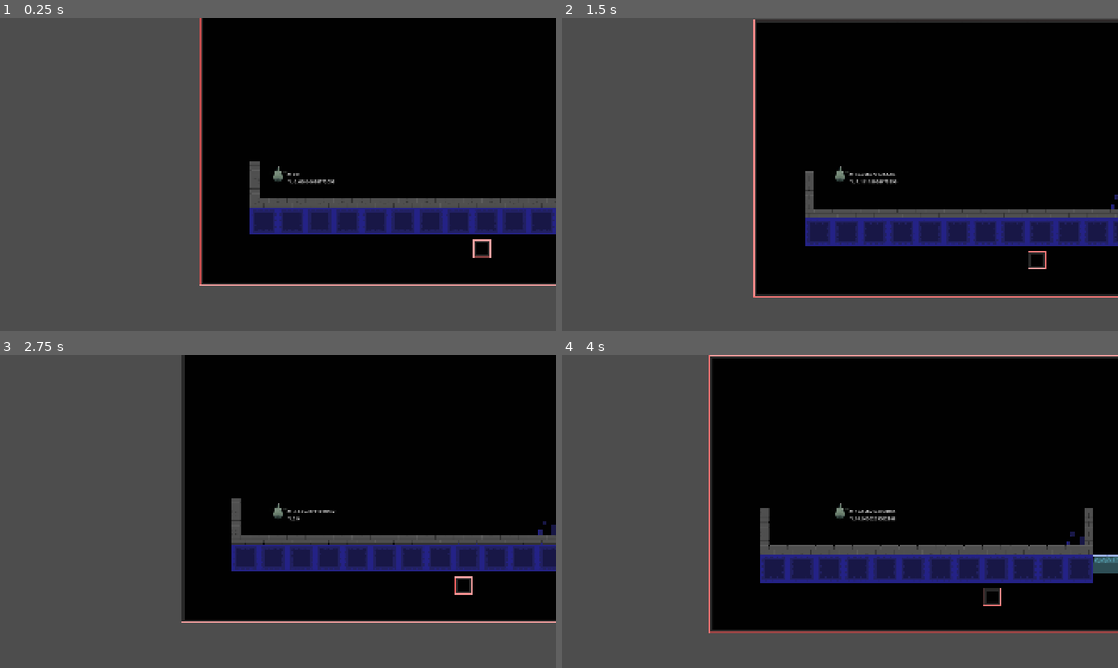
Above: before the commit, frames 1-4 (two rows, left to right).
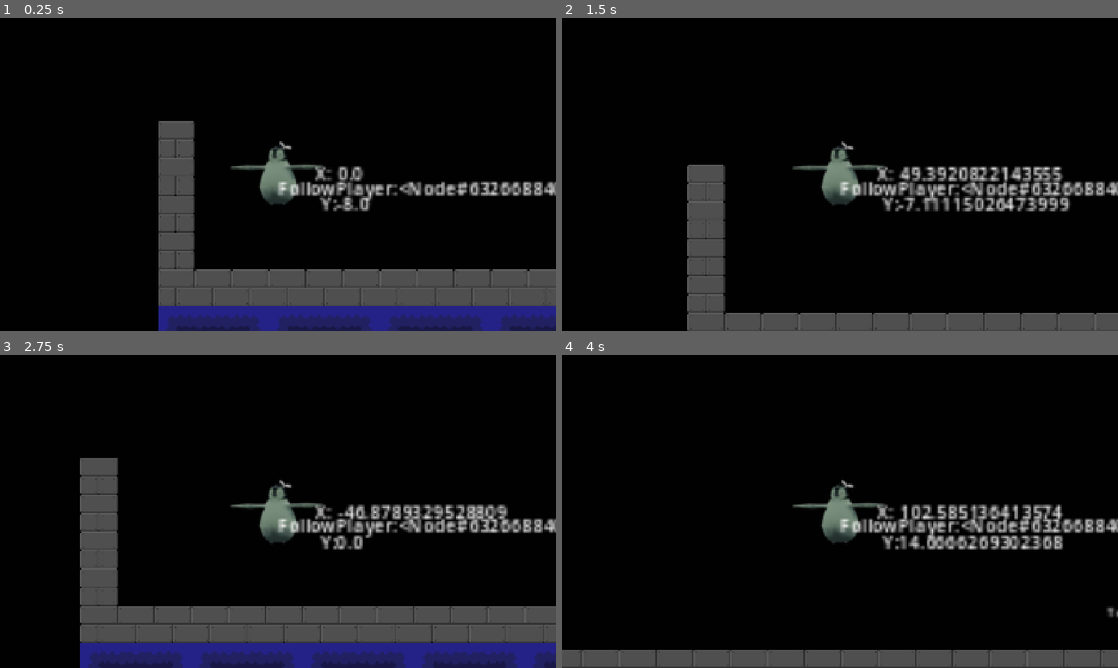
Above: after the commit, the same moments.

Repository: CamdenPix/GameOff-2026
Game: Godot game, scene res://scenes/main_game.tscn
Same seed, same stepped clock (60 frames per second), same inputs: the game is played once before the commit and once after it.
Inputs:
- Up to frame 1 (0.25 s): no input
- Up to frame 2 (1.5 s): tap Enter at 0.5 s; hold D (move_right) from 0.53 s (still down); tap T at 0.6, 1.35 s; tap Space (jump) at 0.77, 1.07 s
- Up to frame 3 (2.75 s): tap Space (jump) at 1.52, 1.82 s; release D (move_right) at 2.03 s; hold A (move_left) from 2.03 s (still down); tap T at 2.1 s
- Up to frame 4 (4 s): release A (move_left) at 2.78 s; hold D (move_right) from 2.78 s (still down); tap T at 2.85, 3.6 s; tap Space (jump) at 3.02, 3.32, 3.77 s

The runs differ from the first frame. In frame 1, 51% of the frame differs, in the area x 0-100%, y 0-100%; in frame 2, 48%; in frame 3, 49%; in frame 4, 44%.

Commit message:
fuckinnng directoring and sheeeetttt

Diff:
--- /dev/null
+++ b/Scripts/Camera System/Camera Border/camera_border.gd
@@ -0,0 +1,7 @@
+@tool
+class_name CameraBorder extends StaticBody2D
+
+func _ready() -> void:
+	set_collision_mask_value(1, false)
+	set_collision_layer_value(1, false)
+	set_collision_layer_value(6, true)
--- /dev/null
+++ b/Scripts/Camera System/Camera Border/camera_border.tscn
@@ -0,0 +1,8 @@
+[gd_scene format=3 uid="uid://b5ljjsb2ex104"]
+
+[ext_resource type="Script" uid="uid://csxu0cmeotaar" path="res://Scripts/Camera System/Camera Border/camera_border.gd" id="1_oxand"]
+
+[node name="StaticBody2D" type="StaticBody2D" unique_id=985836608]
+collision_layer = 32
+collision_mask = 0
+script = ExtResource("1_oxand")
--- /dev/null
+++ b/Scripts/Camera System/Camera Border/target_position.gd
@@ -0,0 +1,17 @@
+class_name TargetPositionState extends CameraState
+
+func enter(oldState: CameraState) -> void:
+	#parent.animations.play(animation_name)
+	camera_man.velocity.x = 0
+	camera_man.velocity.y = 0
+	camera_man.position
+	pass
+
+func exit(newState: CameraState) -> void:
+	pass
+
+func process_frame(delta: float) -> CameraState:
+	return null
+
+func process_physics(delta: float) -> CameraState:
+	return null
--- /dev/null
+++ b/Scripts/Camera System/Director/camera_man.gd
@@ -0,0 +1,4 @@
+class_name CameraMan extends CharacterBody2D
+
+func _process(delta: float) -> void:
+	move_and_slide()
--- /dev/null
+++ b/Scripts/Camera System/Director/camera_state.gd
@@ -0,0 +1,23 @@
+@abstract
+class_name CameraState
+extends Node
+
+@export var camera_man: CharacterBody2D
+@export var camera: Camera2D
+@export var parent: Player
+var localOldState: State
+
+func _ready() -> void:
+	pass
+func enter(oldState: CameraState) -> void:
+	#parent.animations.play(animation_name)
+	pass
+
+func exit(newState: CameraState) -> void:
+	pass
+
+func process_frame(delta: float) -> CameraState:
+	return null
+
+func process_physics(delta: float) -> CameraState:
+	return null
--- /dev/null
+++ b/Scripts/Camera System/Director/camera_state_machine.gd
@@ -0,0 +1,61 @@
+class_name CameraStateMachine extends Node
+
+@export
+var debug_state_label : Label
+
+@export
+var no_debug_labels: bool = false
+
+
+@export_category("State Machine Base States")
+@export
+var starting_state: CameraState
+
+@export var base_state: CameraState
+var localOldStateMachine: CameraState
+
+var current_state: CameraState
+
+func _ready() -> void:
+	if debug_state_label == null and no_debug_labels == true:
+		push_error(self.name + ': Hey man the debug state label or no debug label needs to be set')
+
+func enter(oldStateMachine: CameraState) ->void:
+	localOldStateMachine = oldStateMachine
+	pass
+
+func exit(newStateMachine: CameraState) ->void:
+	pass
+
+func init(camera: Camera2D, parent:Player, camera_man: CharacterBody2D) -> void:
+	for child in get_children():
+		child.camera = camera
+		child.parent = parent
+		child.camera_man = camera_man
+
+	change_state(starting_state)
+
+func change_state(new_state: CameraState) -> void:
+	if current_state:
+		current_state.exit(new_state)
+	var old_state = current_state
+	current_state = new_state
+
+	if new_state == null:
+		push_error('camera state machine: ' + self.name + 'had a new state be null. if this happened at start of the game check if starting state, deactive state and base state are set')
+	if no_debug_labels == false:
+		debug_state_label.text = new_state.to_string()
+	current_state.enter(old_state)
+
+func process_physics(delta: float) -> CameraState:
+
+	var new_state = current_state.process_physics(delta)
+	if new_state is CameraState:
+		change_state(new_state)
+	return
+
+func process_frame(delta: float) -> CameraState:
+	var new_state = current_state.process_frame(delta)
+	if new_state is CameraState:
+		change_state(new_state)
+	return
--- /dev/null
+++ b/Scripts/Camera System/Director/director.gd
@@ -0,0 +1,16 @@
+class_name Director extends Node2D
+@export var parent: Player
+@export var camera: Camera2D
+@export var camera_state_machine: CameraStateMachine
+@export var camera_man: CameraMan
+
+func _ready() -> void:
+	if parent and camera and camera_man and camera_state_machine:
+		camera_state_machine.init(camera, parent, camera_man)
+		camera_man.global_position = parent.global_position
+
+func _physics_process(delta: float) -> void:
+	camera_state_machine.process_physics(delta)
+
+func _process(delta: float) -> void:
+	camera_state_machine.process_frame(delta)
--- /dev/null
+++ b/Scripts/Camera System/Director/director.tscn
@@ -0,0 +1,36 @@
+[gd_scene format=3 uid="uid://dox0ua6c0pk1f"]
+
+[ext_resource type="Script" uid="uid://cf8isy1axm0ev" path="res://Scripts/Camera System/Director/director.gd" id="1_ln5bd"]
+[ext_resource type="Script" uid="uid://c8suh25xx5ay2" path="res://Scripts/Camera System/Director/camera_state_machine.gd" id="1_mhals"]
+[ext_resource type="Script" uid="uid://dq50c2245moow" path="res://Scripts/Camera System/Director/follow_player.gd" id="2_h4ixe"]
+
+[sub_resource type="RectangleShape2D" id="RectangleShape2D_qdonj"]
+size = Vector2(1920, 1080)
+
+[node name="Director" type="Node2D" unique_id=1555302720 node_paths=PackedStringArray("camera", "camera_state_machine", "camera_man")]
+script = ExtResource("1_ln5bd")
+camera = NodePath("CameraMan/Camera2D")
+camera_state_machine = NodePath("StateMachine")
+camera_man = NodePath("CameraMan")
+
+[node name="StateMachine" type="Node" parent="." unique_id=2019590112 node_paths=PackedStringArray("debug_state_label", "starting_state", "base_state")]
+script = ExtResource("1_mhals")
+debug_state_label = NodePath("../CameraMan/DebugStateLabel")
+starting_state = NodePath("FollowPlayer")
+base_state = NodePath("FollowPlayer")
+
+[node name="FollowPlayer" type="Node" parent="StateMachine" unique_id=1246305114]
+script = ExtResource("2_h4ixe")
+
+[node name="CameraMan" type="CharacterBody2D" parent="." unique_id=1425632413]
+
+[node name="CollisionShape2D" type="CollisionShape2D" parent="CameraMan" unique_id=308787967]
+position = Vector2(-4, 0)
+shape = SubResource("RectangleShape2D_qdonj")
+
+[node name="Camera2D" type="Camera2D" parent="CameraMan" unique_id=1867765341]
+
+[node name="DebugStateLabel" type="Label" parent="CameraMan" unique_id=583767441]
+offset_right = 40.0
+offset_bottom = 23.0
+metadata/_edit_use_anchors_ = true
--- /dev/null
+++ b/Scripts/Camera System/Director/follow_player.gd
@@ -0,0 +1,16 @@
+class_name FollowPlayerState extends CameraState
+
+func enter(oldState: CameraState) -> void:
+	#parent.animations.play(animation_name)
+
+	pass
+
+func exit(newState: CameraState) -> void:
+	pass
+
+func process_frame(delta: float) -> CameraState:
+	return null
+
+func process_physics(delta: float) -> CameraState:
+	camera_man.velocity = parent.velocity
+	return null
--- a/Scripts/Camera System/Target Position/target_position.gd
+++ b/Scripts/Camera System/Target Position/target_position.gd
@@ -2,27 +2,10 @@
 class_name TargetPosition extends Area2D
 
 @export var target: Target
-
+#@export var target_position_string: Vector2
 signal control_camera( target_position:Vector2 )
 var child_target: Target
-var line: Line2D
-
-func _ready() -> void:
-	var screenshot_20261112_at_7_13_39_am: Sprite2D = $Screenshot20261112At7_13_39Am
-
-	if Engine.is_editor_hint() == false:
-		screenshot_20261112_at_7_13_39_am.visible = false
-
-func _process(delta):
-	if Engine.is_editor_hint():
-		if target and line:
-			#print('awsd')
-			var position1 = line.to_local(global_position)
-			var position2 = line.to_local(child_target.global_position)
-			line.set_point_position(0, position1)
-			line.set_point_position(1, position2 )
-
-
+var default_font : Font
 
 func _on_body_entered(body: Node2D) -> void:
 	if body is Player:
@@ -35,44 +18,66 @@
 		pass
 	pass # Replace with function body.
 
+###
+###			This shit below is for rendering the line 2d for the target. if you understand it i applaud you lol
+###
 
-func _on_child_entered_tree(node: Node) -> void:
-	for child in get_children():
-		if child is Target:
-			pass
-	if node is Target:
-		child_target = node
-		for child in get_children():
-			if child is Line2D:
-				line = child
-		if line == null:
-			var gradient = Gradient.new()
-			gradient.set_color( 0,   Color.MINT_CREAM )
-			gradient.set_color( 1,   Color.WEB_GRAY )
-			line = Line2D.new()
-			#var position1 = line.to_local(global_position)
-			var position2 = line.to_local(child_target.global_position)
-			line.add_point(position)
-			line.add_point(position2)
+func _ready() -> void:
 
-			#add_child(line)
-			line.set_gradient(gradient)
-			line.width = 3.0
-			#line.width_curve
-			add_fucking_line.call_deferred(line)
+	set_collision_mask_value(1, false)
+	set_collision_layer_value(1, false)
+	set_collision_mask_value(2, true)
 
 
-func add_fucking_line(line:Line2D):
-	add_child(line)
-	line.owner = get_tree().edited_scene_root
+func _process(delta):
+	if Engine.is_editor_hint():
+		queue_redraw()
 
+func _draw() -> void:
+	default_font = ThemeDB.fallback_font
+	draw_string(default_font, Vector2(-40, 20), "Target \nPosition", HORIZONTAL_ALIGNMENT_CENTER, 100, 10)
+	if target:
+		draw_line( to_local(global_position), to_local(target.global_position), Color.LIGHT_CORAL, 3.8)
+	pass
 
-func _on_child_exiting_tree(node: Node) -> void:
-	if node == target:
-		child_target = null
-		target = null
-		if line:
-			line.queue_free()
-
+#
+#
+#func _on_child_entered_tree(node: Node) -> void:
+	##for child in get_children():
+		##if child is Target:
+			##pass
+	#if node is Target:
+		#child_target = node
+		#target = node
+		##if line == null:
+		#var gradient = Gradient.new()
+		#gradient.set_color( 0,   Color.MINT_CREAM )
+		#gradient.set_color( 1,   Color.WEB_GRAY )
+		#line = Line2D.new()
+			##var position1 = line.to_local(global_position)
+		#var position2 = line.to_local(child_target.global_position)
+		#line.add_point(position)
+		#line.add_point(position2)
+			#
+			##add_child(line)
+		#line.set_gradient(gradient)
+		#line.width = 3.0
+			##line.width_curve
+		#add_fucking_line.call_deferred(line)
+		#
+#
+#func add_fucking_line(line:Line2D):
+	#add_child(line)
+	#line.owner = get_tree().edited_scene_root
+#
+#
+#func _on_child_exiting_tree(node: Node) -> void:
+	#if node == target:
+		#child_target = null
+		#target = null
+		##if line:
+			##line.queue_free()
+	#if node == line:
 		#line = null
-	#line = null
+		##line = null
+	##line = null
--- a/Scripts/Camera System/Target Position/target_position.tscn
+++ b/Scripts/Camera System/Target Position/target_position.tscn
@@ -1,15 +1,11 @@
 [gd_scene format=3 uid="uid://bfppf4or4forf"]
 
 [ext_resource type="Script" uid="uid://dlqi32tdamb60" path="res://Scripts/Camera System/Target Position/target_position.gd" id="1_28i87"]
-[ext_resource type="Texture2D" uid="uid://6aonaqm6vo5v" path="res://assets/Screenshot 2026-11-12 at 7.13.39 AM.png" id="2_8s171"]
 
 [node name="TargetPosition" type="Area2D" unique_id=806913057]
+collision_layer = 0
+collision_mask = 2
 script = ExtResource("1_28i87")
-
-[node name="Screenshot20261112At7_13_39Am" type="Sprite2D" parent="." unique_id=668517359]
-position = Vector2(0, 7.9999995)
-scale = Vector2(0.05, 0.05)
-texture = ExtResource("2_8s171")
 
 [connection signal="body_entered" from="." to="." method="_on_body_entered"]
 [connection signal="body_exited" from="." to="." method="_on_body_exited"]
--- a/Scripts/Camera System/camera_manager.tscn
+++ /dev/null
@@ -1,5 +0,0 @@
-[gd_scene format=3 uid="uid://iyhx1msyk8qo"]
-
-[node name="CameraManager" type="Node2D" unique_id=1555302720]
-
-[node name="Camera2D" type="Camera2D" parent="." unique_id=1743215318]
--- a/project.godot
+++ b/project.godot
@@ -89,6 +89,7 @@
 2d_physics/layer_3="Bad Guys"
 2d_physics/layer_4="PlayerHitboxes"
 2d_physics/layer_5="BadGuyHitboxes"
+2d_physics/layer_6="CameraBorder"
 
 [physics]
 
--- a/scenes/main_game.tscn
+++ b/scenes/main_game.tscn
@@ -4,7 +4,9 @@
 [ext_resource type="PackedScene" uid="uid://coah8ksv8kh7n" path="res://scenes/test_tile_map.tscn" id="2_72e8q"]
 [ext_resource type="Texture2D" uid="uid://dqye3kry1f3n1" path="res://assets/Debug Tiles.png" id="2_d2op2"]
 [ext_resource type="Texture2D" uid="uid://brsrpw768fk6x" path="res://assets/SpritesheetTesting.png" id="3_0rdsr"]
-[ext_resource type="PackedScene" uid="uid://bfppf4or4forf" path="res://Scripts/Camera System/Target Position/target_position.tscn" id="5_ygxny"]
+[ext_resource type="Script" uid="uid://dlqi32tdamb60" path="res://Scripts/Camera System/Target Position/target_position.gd" id="5_ipu61"]
+[ext_resource type="Script" uid="uid://rj7lg15ve7e7" path="res://Scripts/Camera System/Target Position/target.gd" id="6_ygxny"]
+[ext_resource type="Script" uid="uid://csxu0cmeotaar" path="res://Scripts/Camera System/Camera Border/camera_border.gd" id="7_wi4c7"]
 
 [sub_resource type="TileSetAtlasSource" id="TileSetAtlasSource_d2op2"]
 texture = ExtResource("2_d2op2")
@@ -918,7 +920,10 @@
 sources/0 = SubResource("TileSetAtlasSource_ipu61")
 
 [sub_resource type="RectangleShape2D" id="RectangleShape2D_qdonj"]
-size = Vector2(273, 222.25)
+size = Vector2(72, 96)
+
+[sub_resource type="RectangleShape2D" id="RectangleShape2D_n6h62"]
+size = Vector2(104, 232)
 
 [node name="MainGame" type="Node" unique_id=1714839018]
 
@@ -928,6 +933,9 @@
 tile_map_data = PackedByteArray("AADS/+n/AAACAAAAAADT/+n/AAADAAAAAADU/+n/AAACAAAAAADV/+n/AAADAAAAAADW/+n/AAACAAAAAADX/+ …(94000 unchanged characters)…
 tile_set = SubResource("TileSet_qdonj")
 
+[node name="Player" parent="World" unique_id=139764919 instance=ExtResource("1_72e8q")]
+position = Vector2(-472, 208)
+
 [node name="Test" parent="World" unique_id=1352024199 instance=ExtResource("2_72e8q")]
 tile_map_data = PackedByteArray("AADc/xQAAAAAAAAAAADc/xUAAAAAAAEAAADc/xYAAAAAAAIAAADc/xcAAAAAAAMAAADc/xgAAAAAAAQAAADc/x …(10864 unchanged characters)…
 tile_set = SubResource("TileSet_xvevh")
@@ -935,18 +943,36 @@
 [node name="Walls" parent="World" unique_id=1661316624 instance=ExtResource("2_72e8q")]
 tile_map_data = PackedByteArray("AADv/wkAAQACAAAAAADw/wkAAQACAAAAAADx/wkAAQACAAAAAADy/wkAAQACAAAAAADz/wkAAQACAAAAAAD0/w …(624 unchanged characters)…
 
-[node name="Player" parent="World" unique_id=139764919 instance=ExtResource("1_72e8q")]
-position = Vector2(-494, 215)
-
 [node name="Camera" type="Node" parent="World" unique_id=643841516]
 
-[node name="TargetPosition" parent="World/Camera" unique_id=806913057 instance=ExtResource("5_ygxny")]
-position = Vector2(120, 248)
-
-[node name="CollisionShape2D" type="CollisionShape2D" parent="World/Camera/TargetPosition" unique_id=1783933307]
-position = Vector2(-63.5, -72.875)
+[node name="TargetPosition" type="Area2D" parent="World/Camera" unique_id=1897708314 node_paths=PackedStringArray("target")]
+position = Vector2(-32, 240)
+collision_layer = 0
+collision_mask = 2
+script = ExtResource("5_ipu61")
+target = NodePath("Target")
+metadata/_custom_type_script = "uid://dlqi32tdamb60"
+
+[node name="CollisionShape2D" type="CollisionShape2D" parent="World/Camera/TargetPosition" unique_id=1528412873]
+position = Vector2(4, 0)
 shape = SubResource("RectangleShape2D_qdonj")
 
+[node name="Target" type="Node2D" parent="World/Camera/TargetPosition" unique_id=1801397979]
+position = Vector2(72, -8)
+script = ExtResource("6_ygxny")
+metadata/_custom_type_script = "uid://rj7lg15ve7e7"
+
+[node name="CameraBorder" type="StaticBody2D" parent="World/Camera" unique_id=661344998]
+position = Vector2(496, 96)
+collision_layer = 32
+collision_mask = 0
+script = ExtResource("7_wi4c7")
+metadata/_custom_type_script = "uid://csxu0cmeotaar"
+
+[node name="CollisionShape2D" type="CollisionShape2D" parent="World/Camera/CameraBorder" unique_id=362467186]
+position = Vector2(20, 76)
+shape = SubResource("RectangleShape2D_n6h62")
+
 [node name="HudLayer" type="CanvasLayer" parent="." unique_id=2002119751]
 
 [node name="PauseLayer" type="CanvasLayer" parent="." unique_id=1859326278]
--- a/scenes/player.gd
+++ b/scenes/player.gd
@@ -1,6 +1,6 @@
 class_name Player extends CharacterBody2D
-@export var parent_state_machine: ParentStateMachine
-@export var velocity_label: Label
+@onready var velocity_label: Label = $VelocityLabel
+@onready var parent_state_machine: ParentStateMachine = $ParentStateMachine
 
 func _ready() -> void:
 	parent_state_machine.init(self)
--- a/scenes/player.tscn
+++ b/scenes/player.tscn
@@ -25,6 +25,11 @@
 [ext_resource type="Shape2D" uid="uid://c1oj36uxowmh2" path="res://Scripts/Player/SugarBear/SugarBearCollisionShape.tres" id="15_ujl30"]
 [ext_resource type="Texture2D" uid="uid://ccde5ila3nc2d" path="res://assets/Penguin /test penguin 128x 64 5x orthgo camera zoom.png" id="21_a38lo"]
 [ext_resource type="Script" uid="uid://bxh0gc13ppu0l" path="res://Scripts/Player/animal_changer.gd" id="22_a38lo"]
+[ext_resource type="Script" uid="uid://cf8isy1axm0ev" path="res://Scripts/Camera System/Director/director.gd" id="26_dt7fs"]
+[ext_resource type="Script" uid="uid://c8suh25xx5ay2" path="res://Scripts/Camera System/Director/camera_state_machine.gd" id="27_wqfne"]
+[ext_resource type="Script" uid="uid://dq50c2245moow" path="res://Scripts/Camera System/Director/follow_player.gd" id="28_wnwbv"]
+[ext_resource type="Script" uid="uid://83xiyqey3mnc" path="res://Scripts/Camera System/Director/camera_man.gd" id="29_gl8cc"]
+[ext_resource type="Script" uid="uid://df34spxh2c31n" path="res://Scripts/Camera System/Camera Border/target_position.gd" id="29_wqfne"]
 
 [sub_resource type="Resource" id="Resource_qdonj"]
 script = ExtResource("4_a8ls1")
@@ -36,11 +41,12 @@
 shape = ExtResource("15_ujl30")
 metadata/_custom_type_script = "uid://cwjt0dqonkxtr"
 
-[node name="Player" type="CharacterBody2D" unique_id=139764919 node_paths=PackedStringArray("parent_state_machine", "velocity_label")]
+[sub_resource type="RectangleShape2D" id="RectangleShape2D_487ah"]
+size = Vector2(480, 270)
+
+[node name="Player" type="CharacterBody2D" unique_id=139764919]
 collision_layer = 2
 script = ExtResource("1_dqkch")
-parent_state_machine = NodePath("ParentStateMachine")
-velocity_label = NodePath("VelocityLabel")
 
 [node name="CollisionShape" type="CollisionShape2D" parent="." unique_id=623417396]
 shape = ExtResource("15_ujl30")
@@ -218,7 +224,42 @@
 target_position = Vector2(-40, 0)
 collision_mask = 5
 
-[node name="Camera2D" type="Camera2D" parent="." unique_id=1628008513]
+[node name="Director" type="Node2D" parent="." unique_id=1635443980 node_paths=PackedStringArray("parent", "camera", "camera_state_machine", "camera_man")]
+top_level = true
+script = ExtResource("26_dt7fs")
+parent = NodePath("..")
+camera = NodePath("CameraMan/Camera2D")
+camera_state_machine = NodePath("StateMachine")
+camera_man = NodePath("CameraMan")
+
+[node name="StateMachine" type="Node" parent="Director" unique_id=743383579 node_paths=PackedStringArray("debug_state_label", "starting_state", "base_state")]
+script = ExtResource("27_wqfne")
+debug_state_label = NodePath("../CameraMan/DebugStateLabel")
+starting_state = NodePath("FollowPlayer")
+base_state = NodePath("FollowPlayer")
+
+[node name="FollowPlayer" type="Node" parent="Director/StateMachine" unique_id=1949075103]
+script = ExtResource("28_wnwbv")
+
+[node name="TargetPosition" type="Node" parent="Director/StateMachine" unique_id=673148580]
+script = ExtResource("29_wqfne")
+
+[node name="CameraMan" type="CharacterBody2D" parent="Director" unique_id=914509694]
+collision_layer = 0
+collision_mask = 32
+script = ExtResource("29_gl8cc")
+
+[node name="CollisionShape2D" type="CollisionShape2D" parent="Director/CameraMan" unique_id=494320844]
+shape = SubResource("RectangleShape2D_487ah")
+debug_color = Color(0.78039217, 0.18431373, 0.95686275, 0.18431373)
+
+[node name="Camera2D" type="Camera2D" parent="Director/CameraMan" unique_id=1629864533]
+zoom = Vector2(4, 4)
+
+[node name="DebugStateLabel" type="Label" parent="Director/CameraMan" unique_id=118077162]
+offset_right = 40.0
+offset_bottom = 23.0
+metadata/_edit_use_anchors_ = true
 
 [connection signal="body_entered" from="Player_Hurtbox" to="Player_Hurtbox" method="_on_body_entered"]
 [connection signal="timeout" from="Player_Hurtbox/Timer" to="Player_Hurtbox" method="_on_timer_timeout"]
Not shown, added: Scripts/Camera System/Camera Border/camera_border.gd.uid
Not shown, added: Scripts/Camera System/Camera Border/target_position.gd.uid
Not shown, added: Scripts/Camera System/Director/camera_man.gd.uid
Not shown, added: Scripts/Camera System/Director/camera_state.gd.uid
Not shown, added: Scripts/Camera System/Director/camera_state_machine.gd.uid
Not shown, added: Scripts/Camera System/Director/director.gd.uid
Not shown, added: Scripts/Camera System/Director/follow_player.gd.uid
